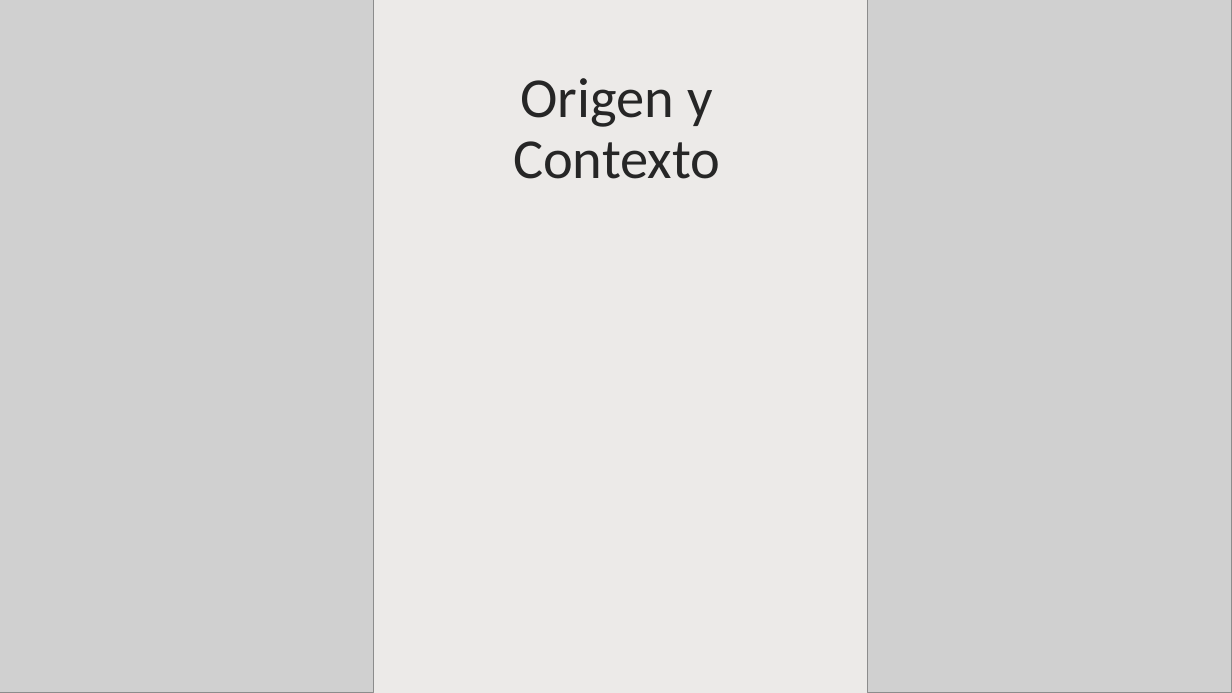
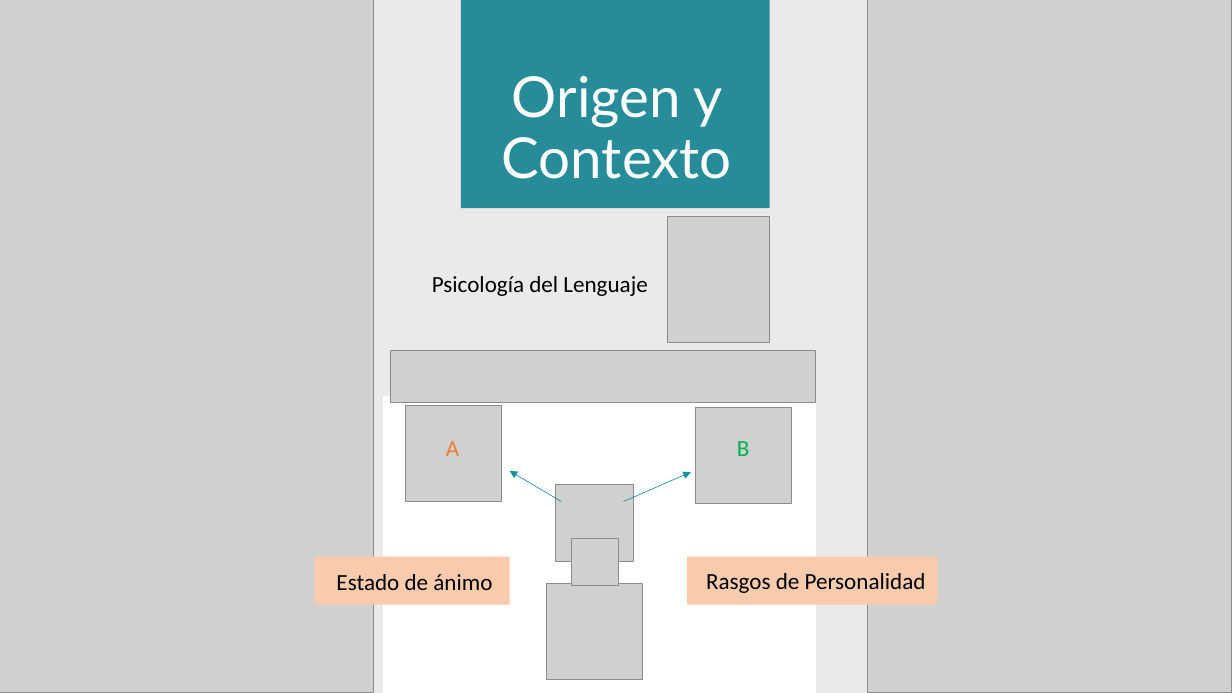
Before and after one commit to pablofernandez070/BrainLingua, a slide deck: slide 4 of Manual_Usuario/BrainLingua NLP.pptx. Drawn at 1232x693 pixels with LibreOffice and Linux fonts; fonts in the diff are those of the drawing; grey boxes stand for pictures. Boxes give left, top, right and bottom in pixels: in the first picture for what was removed or moved away, otherwise in the second. Text is boxed around its words. In the diff, an @@ line names an element or a change of style, - is before the commit and + after.

```diff
--- a/Manual_Usuario/BrainLingua NLP.pptx
+++ b/Manual_Usuario/BrainLingua NLP.pptx
@@ rectangle added at box(461, 0, 770, 208), fill #1691A2 @@
@@ title "Origen y Contexto" at box(502, 76, 732, 179): font Calibri to Lato, text colour #262626 to #FFFFFF @@
@@ picture added at box(667, 216, 770, 343) @@
@@ text added at box(432, 276, 647, 296), 18 pt, text #000000 @@
+Psicología del Lenguaje
@@ picture added at box(391, 350, 816, 402) @@
@@ rectangle added at box(384, 397, 816, 693), fill #FFFFFF, outline #FFFFFF 1 pt @@
@@ picture added at box(406, 406, 502, 502) @@
@@ picture added at box(695, 408, 791, 504) @@
@@ text added at box(446, 441, 459, 456), 18 pt, text #ED7D31 @@
+A
@@ text added at box(737, 441, 750, 456), 18 pt, text #00B050 @@
+B
@@ arrow added from (562, 502) to (510, 471), #1691A2 0.5 pt @@
@@ arrow added from (624, 502) to (691, 472), #1691A2 0.5 pt @@
@@ picture added at box(555, 484, 633, 562) @@
@@ picture added at box(572, 539, 619, 586) @@
@@ rectangle added at box(315, 557, 510, 605), fill #F8CBAD @@
@@ rectangle added at box(688, 557, 938, 605), fill #F8CBAD @@
@@ text added at box(336, 574, 492, 590), 18 pt, text #000000 @@
+Estado de ánimo
@@ picture added at box(546, 583, 642, 679) @@
@@ text added at box(706, 573, 926, 593), 18 pt, text #000000 @@
+Rasgos de Personalidad
```
Also in this commit, not shown: 5 other slides changed, 4 slides added, 2 slides removed, 12 other files.
